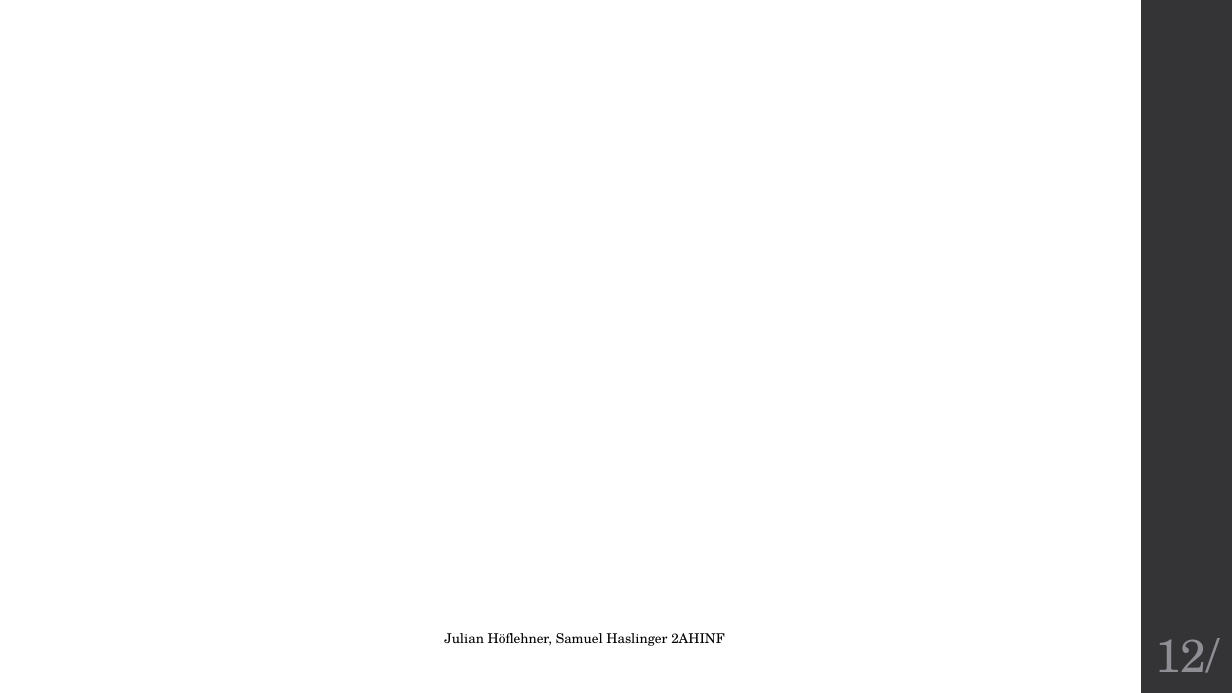
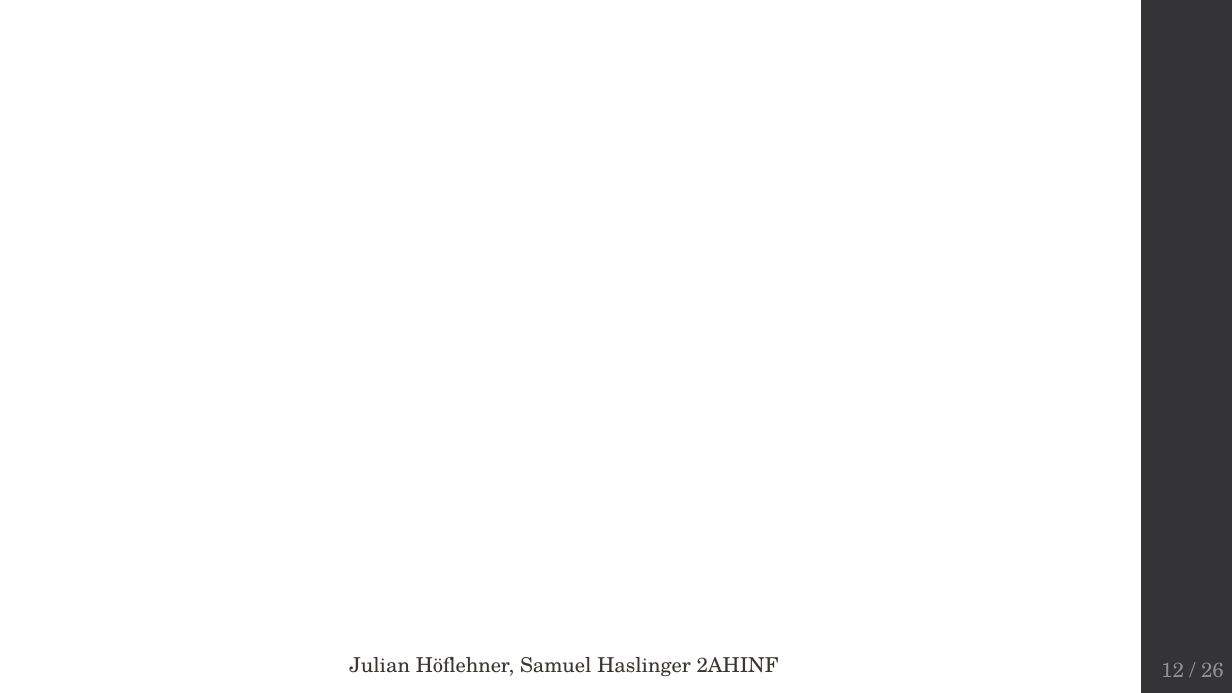
Before and after one commit to Wutze0/Mensch_Aergere_Dich_Nicht, a slide deck: slide 12 of MenschAergereDichNicht.pptx. Drawn at 1232x693 pixels with LibreOffice and Linux fonts; fonts in the diff are those of the drawing; background and template pictures are left out. Boxes give left, top, right and bottom in pixels: in the first picture for what was removed or moved away, otherwise in the second. Text is boxed around its words. In the diff, an @@ line names an element or a change of style, - is before the commit and + after.

```diff
--- a/MenschAergereDichNicht.pptx
+++ b/MenschAergereDichNicht.pptx
@@ text "Julian Höflehner, Samuel Haslinger 2AHINF": place and size @@
-text "Julian Höflehner, Samuel Haslinger 2AHINF" at box(444, 633, 725, 646)
+text "Julian Höflehner, Samuel Haslinger 2AHINF" at box(349, 657, 779, 676)
@@ text "Julian Höflehner, Samuel Haslinger 2AHINF" at box(349, 657, 779, 676): size 10.5 to 16 pt, text colour #000000 to #3A372F @@
@@ page number at box(1161, 663, 1224, 677): vertical alignment middle to top @@
@@ page number at box(1161, 663, 1224, 677): text changed; size 36 to 16 pt @@
-12/
+12 / 26
```
Also in this commit, not shown: 20 other slides changed, 5 slides added, 7 slides removed, 3 other files.
